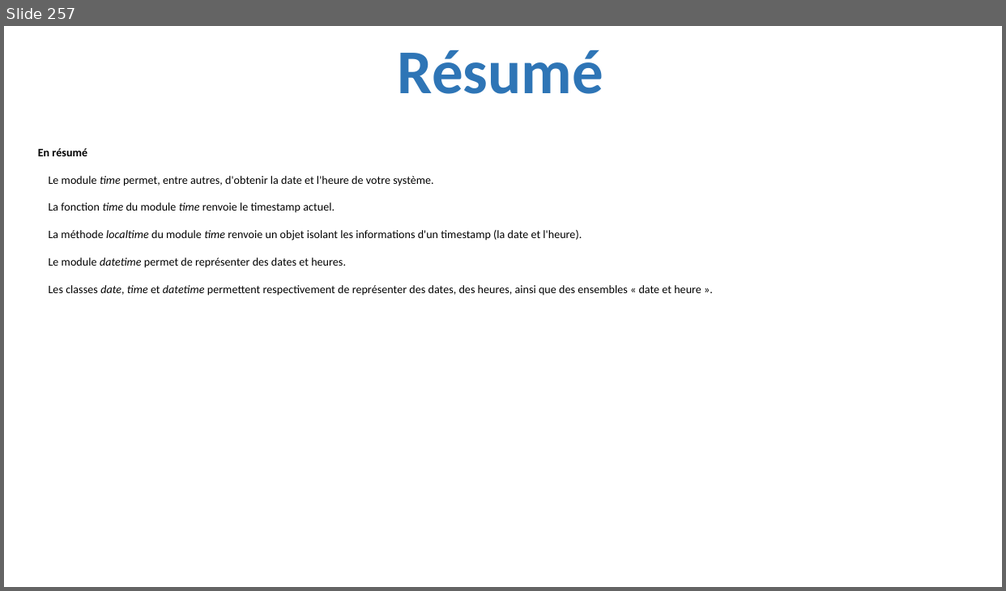
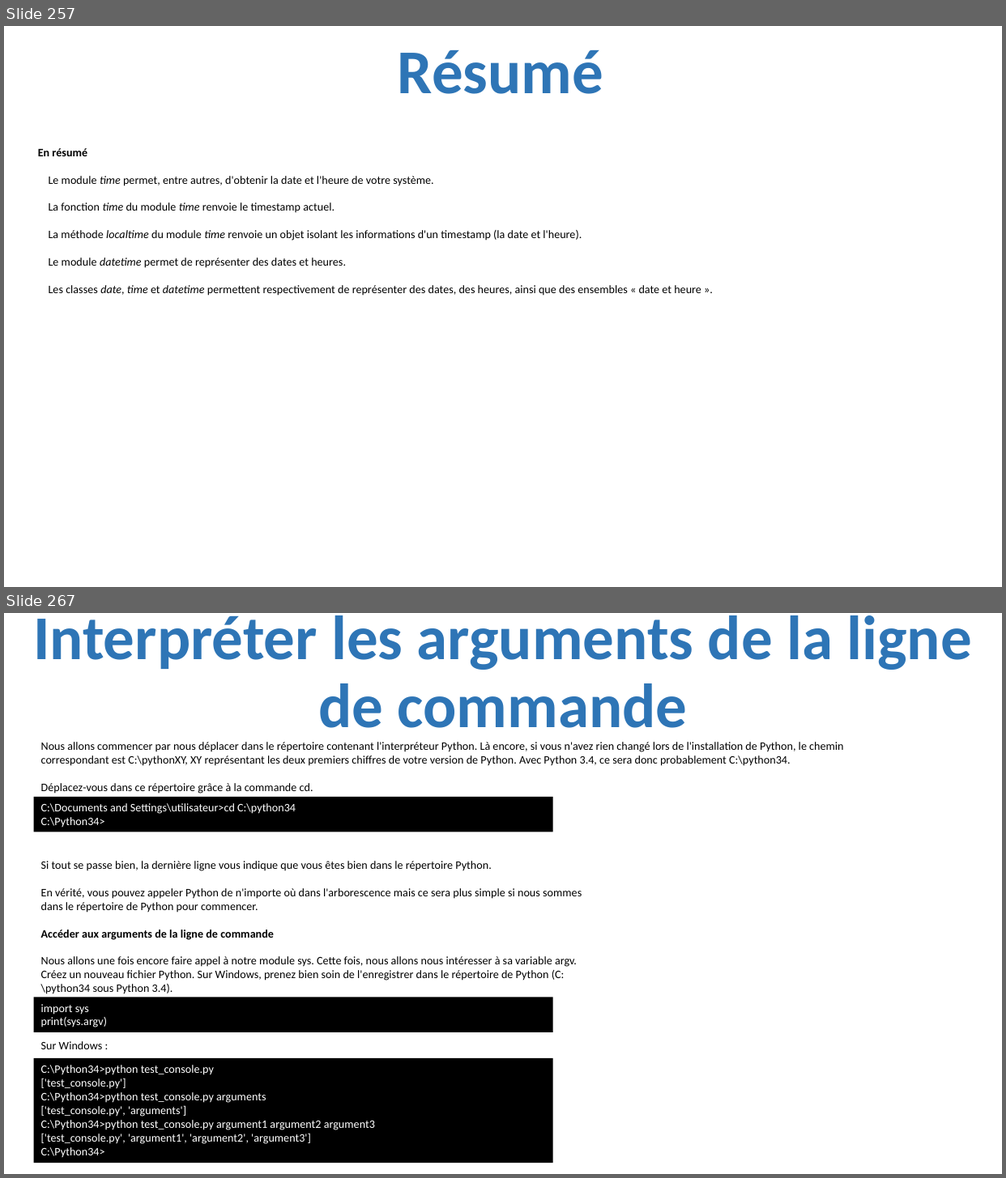
Before and after one commit to julienPalleau/PythonDoc, a slide deck: Python-resume.pptx. Shown one above the other, each under a label of ours: slide 257 before the commit, slides 257 and 267 after it; the slides between them are not shown. The pictures are 1006x591 and 1006x1178 pixels, drawn with LibreOffice and Linux fonts; fonts in the diff are those of the drawing. Boxes give left, top, right and bottom in pixels: in the first picture for what was removed or moved away, otherwise in the second. Text is boxed around its words. In the diff, an @@ line names an element or a change of style, - is before the commit and + after.

```diff
--- a/Python-resume.pptx
+++ b/Python-resume.pptx
@@ slide 267 added at bbox=[4, 613, 1002, 1174], background #FFFFFF @@
@@ title added at bbox=[33, 615, 971, 728], 60 pt, text #2E75B6, bold @@
+Interpréter les arguments de la ligne de commande
@@ text added at bbox=[41, 742, 843, 794], 11 pt, text #000000 @@
+Nous allons commencer par nous déplacer dans le répertoire contenant l'interpréteur Python. Là encore, si vous n'avez rien changé lors de l'installation de Python, le chemin correspondant est C:\pythonXY, XY représentant les deux premiers chiffres de votre version de Python. Avec Python 3.4, ce sera donc probablement C:\python34.
+Déplacez-vous dans ce répertoire grâce à la commande cd.
@@ rectangle added at bbox=[34, 796, 553, 832], fill #000000, 11 pt, text #FFFFFF @@
+C:\Documents and Settings\utilisateur>cd C:\python34
+C:\Python34>
@@ text added at bbox=[41, 861, 582, 1023], 11 pt, text #000000 @@
+Si tout se passe bien, la dernière ligne vous indique que vous êtes bien dans le répertoire Python.
+En vérité, vous pouvez appeler Python de n'importe où dans l'arborescence mais ce sera plus simple si nous sommes dans le répertoire de Python pour commencer.
+Accéder aux arguments de la ligne de commande
+Nous allons une fois encore faire appel à notre module sys. Cette fois, nous allons nous intéresser à sa variable argv.
+Créez un nouveau fichier Python. Sur Windows, prenez bien soin de l'enregistrer dans le répertoire de Python (C:\python34 sous Python 3.4).
+Placez-y le code suivant :
@@ rectangle added at bbox=[34, 997, 553, 1033], fill #000000, 11 pt, text #FFFFFF @@
+import sys
+print(sys.argv)
@@ text added at bbox=[41, 1041, 103, 1050], 11 pt, text #000000 @@
+Sur Windows :
@@ rectangle added at bbox=[34, 1059, 553, 1163], fill #000000, 11 pt, text #FFFFFF @@
+C:\Python34>python test_console.py
+['test_console.py']
+C:\Python34>python test_console.py arguments
+['test_console.py', 'arguments']
+C:\Python34>python test_console.py argument1 argument2 argument3
+['test_console.py', 'argument1', 'argument2', 'argument3']
+C:\Python34>
```
Also in this commit, not shown: 20 other slides added.
